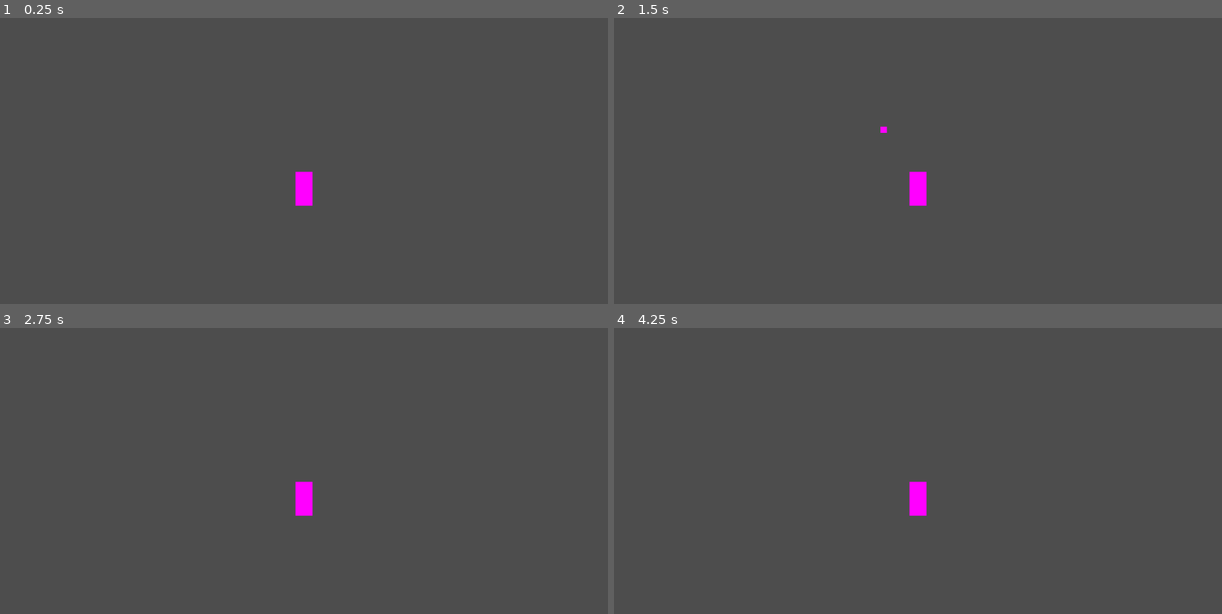
Above: before the commit, frames 1-4 (two rows, left to right).
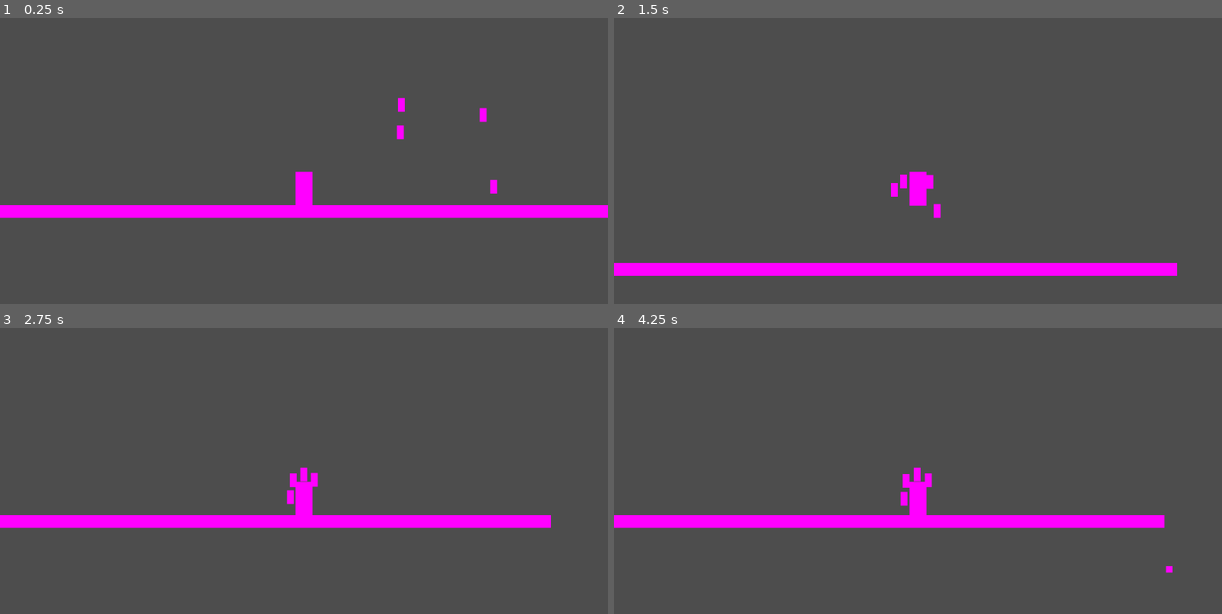
Above: after the commit, the same moments.

Repository: Christian-Lago/Transcendence-Skillbreaker
Game: Godot game, scene res://scenes/main.tscn
The game is run twice, just before and just after one commit, with the same random seed, the same clock (stepped at 60 frames per second) and the same inputs. Before the commit the project starts from res://scenes/player.tscn.
Inputs (mouse positions are in pixels of both pictures, inside the frame that each line leads up to):
- Up to frame 1 (0.25 s): no input
- Up to frame 2 (1.5 s): move the mouse to (1051, 172) at 0.52 s; hold D (Right) from 0.53 s (still down); tap C (Ultimate) at 0.6 s; tap W (Up) at 0.77 s; move the mouse to (796, 206) at 1.27 s; click (796, 206) at 1.35 s
- Up to frame 3 (2.75 s): tap W (Up) at 1.52 s; tap C (Ultimate) at 1.55, 2.1 s; move the mouse to (364, 422) at 2.02 s; release D (Right) at 2.03 s; hold A (Left) from 2.03 s (still down)
- Up to frame 4 (4.25 s): move the mouse to (887, 568) at 2.77 s; release A (Left) at 2.78 s; hold D (Right) from 2.78 s (still down); tap C (Ultimate) at 2.85, 3.8 s; tap W (Up) at 3.02, 3.77 s; tap Enter at 3.5 s; move the mouse to (1100, 551) at 3.52 s; click (1100, 551) at 3.6 s

The runs differ from the first frame. In frame 1, 4.8% of the frame differs, in the area x 0-100%, y 27-70%; in frame 2, 4.4%; in frame 3, 4.3%; in frame 4, 4.4%.

Commit message:
feat: energy system, ultimate, basic enemy

Diff:
--- a/project.godot
+++ b/project.godot
@@ -11,7 +11,7 @@
 [application]
 
 config/name="Transcendence-Skillbreaker"
-run/main_scene="res://scenes/player.tscn"
+run/main_scene="res://scenes/main.tscn"
 config/features=PackedStringArray("4.2", "Forward Plus")
 config/icon="res://icon.svg"
 
--- a/scenes/main.tscn
+++ b/scenes/main.tscn
@@ -13,3 +13,15 @@
 
 [node name="Enemy" parent="." instance=ExtResource("3_gsu4p")]
 position = Vector2(330, -34)
+enemy_level = 100
+
+[node name="Enemy2" parent="." instance=ExtResource("3_gsu4p")]
+position = Vector2(149, -155)
+enemy_level = 89
+
+[node name="Enemy3" parent="." instance=ExtResource("3_gsu4p")]
+position = Vector2(308, -184)
+enemy_level = 100
+
+[node name="Enemy4" parent="." instance=ExtResource("3_gsu4p")]
+position = Vector2(147, -213)
--- a/scripts/enemy.gd
+++ b/scripts/enemy.gd
@@ -2,7 +2,7 @@
 
 # Nivel del enemigo
 # Enemy level
-var enemy_level = 30
+@export var enemy_level = 30
 
 # Vida del enemigo
 # Enemy health
@@ -19,10 +19,11 @@
 # Tabla de modificadores por nivel
 # Level modifier table
 const LEVEL_MODIFIERS = [
-	[1,   50,  1.5, 0.6],
+	# [nivel_min, nivel_max, dmg_dado, dmg_recibido]
+	[1,   50,  0.6, 1.5],
 	[51,  89,  1.0, 1.0],
-	[90,  99,  0.8, 1.2],
-	[100, 999, 0.6, 1.5],
+	[90,  99,  1.2, 0.8],
+	[100, 999, 1.5, 0.6],
 ]
 
 func _ready():
@@ -51,12 +52,10 @@
 	return {"dmg_out": 1.0, "dmg_in": 1.0}
 
 func take_damage(raw_damage: float):
-	# Aplicar modificador de daño recibido
-	# Apply damage received modifier
 	var mod = get_modifiers()
 	var final_damage = raw_damage * mod["dmg_in"]
 	health -= final_damage
-	print("Daño recibido / Damage received: ", final_damage, " | Vida / Health: ", health)
+	print("Nivel / Level: ", enemy_level, " | Modificador / Modifier: ", mod["dmg_in"], " | Daño / Damage: ", final_damage)
 	if health <= 0:
 		die()
 
--- a/scripts/player.gd
+++ b/scripts/player.gd
@@ -159,6 +159,7 @@
 	for r in results:
 		var body = r["collider"]
 		if body.has_method("die"):
+			print("Ultimate mata enemigo nivel / Ultimate kills enemy level: ", body.enemy_level)
 			body.die()
 
 	print("Ultimate activado / Ultimate activated")
